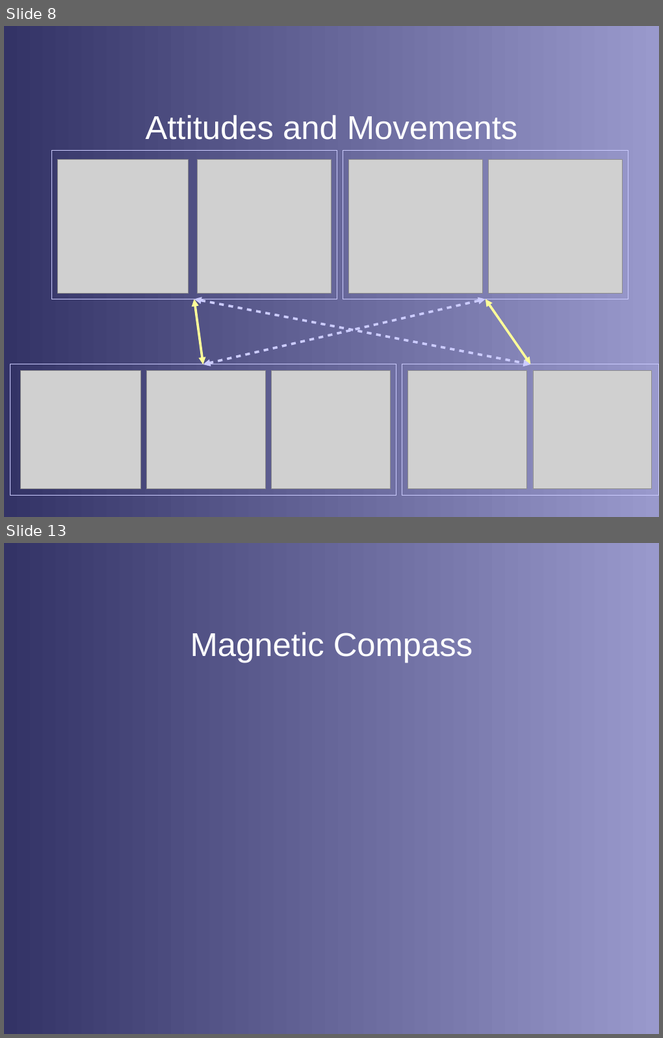
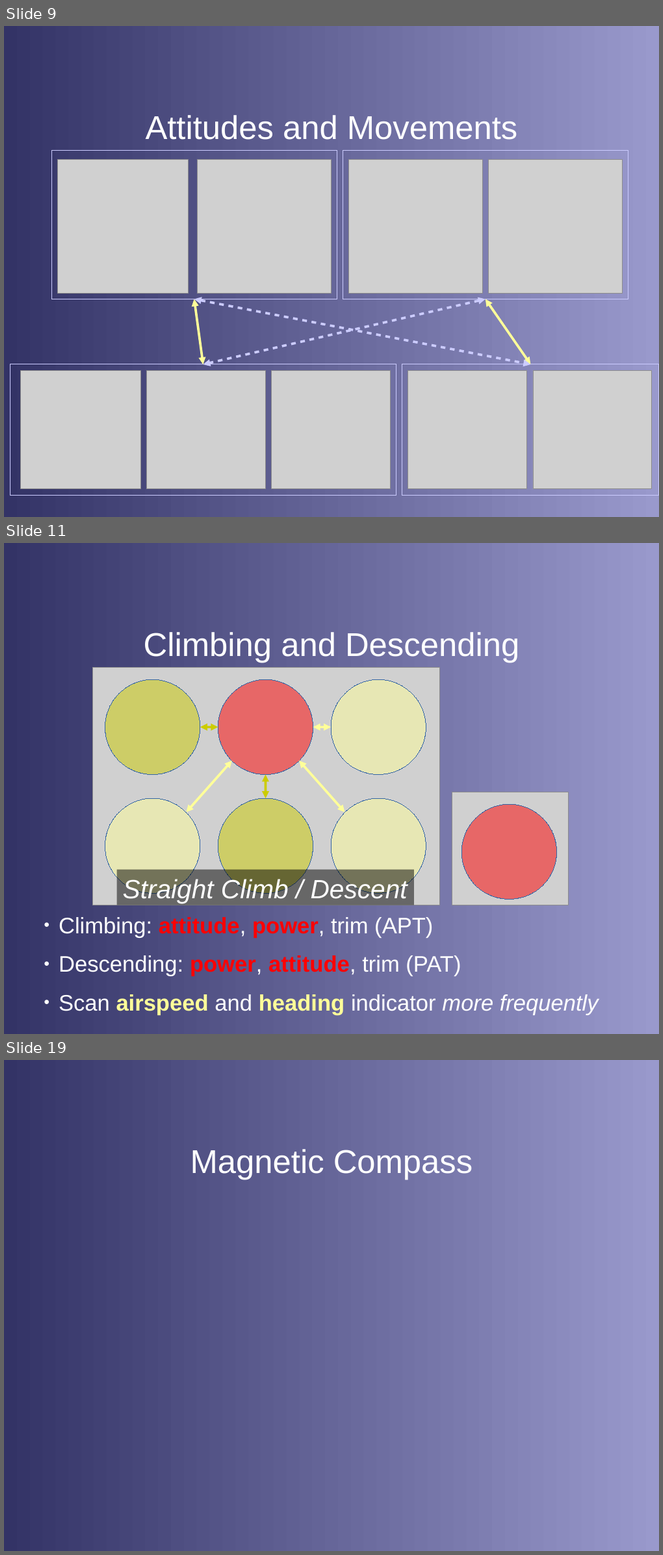
Before and after one commit to stephanheinemann/flight, a slide deck: FI/Instruments/Instruments.odp. Shown one above the other, each under a label of ours: slides 8 and 13 before the commit, slides 9, 11 and 19 after it; the slides between them are not shown. The pictures are 663x1038 and 663x1555 pixels, drawn with LibreOffice and Linux fonts; fonts in the diff are those of the drawing; grey boxes stand for pictures; background and template pictures are left out. Boxes give left, top, right and bottom in pixels: in the first picture for what was removed or moved away, otherwise in the second. Text is boxed around its words. In the diff, an @@ line names an element or a change of style, - is before the commit and + after.

```diff
--- a/FI/Instruments/Instruments.odp
+++ b/FI/Instruments/Instruments.odp
@@ slide 11 added at box(4, 543, 659, 1034), background gradient #333366 to #9999CC @@
@@ title added at box(144, 632, 519, 663), 40 pt, text #FFFFFF @@
+Climbing and Descending
@@ picture added at box(92, 668, 440, 906) @@
@@ ellipse added at box(105, 679, 200, 775), fill #CCCC00 at 50% opacity, outline #3465A4 0 pt @@
@@ ellipse added at box(218, 679, 313, 775), fill #FF0000 at 50% opacity, outline #3465A4 0 pt @@
@@ ellipse added at box(331, 679, 426, 775), fill #FFFF99 at 50% opacity, outline #3465A4 0 pt @@
@@ double arrow added from (200, 728) to (218, 728), #CCCC00 2.89 pt @@
@@ double arrow added from (313, 728) to (331, 728), #FFFF99 2.89 pt @@
@@ double arrow added from (232, 761) to (187, 812), #FFFF99 2.89 pt @@
@@ double arrow added from (265, 775) to (265, 798), #CCCC00 2.89 pt @@
@@ double arrow added from (345, 812) to (300, 761), #FFFF99 2.89 pt @@
@@ picture added at box(452, 793, 569, 906) @@
@@ ellipse added at box(105, 798, 200, 894), fill #FFFF99 at 50% opacity, outline #3465A4 0 pt @@
@@ ellipse added at box(218, 798, 313, 894), fill #CCCC00 at 50% opacity, outline #3465A4 0 pt @@
@@ ellipse added at box(331, 798, 426, 894), fill #FFFF99 at 50% opacity, outline #3465A4 0 pt @@
@@ ellipse added at box(462, 804, 557, 900), fill #FF0000 at 50% opacity, outline #3465A4 0 pt @@
@@ rectangle added at box(117, 870, 414, 906), fill #000000 at 50% opacity, 32 pt, text #FFFFFF, italic @@
+Straight Climb / Descent
@@ text added at box(59, 917, 599, 1016), 27.2 pt, text #FFFFFF @@
+● Climbing: attitude, power, trim (APT)
+● Descending: power, attitude, trim (PAT)
+● Scan airspeed and heading indicator more frequently
@@ what was slide 8 is now slide 9 @@
@@ what was slide 13 is now slide 19 @@
```
Also in this commit, not shown: 3 slides changed, 9 other slides added, 4 slides removed, 6 other files.
